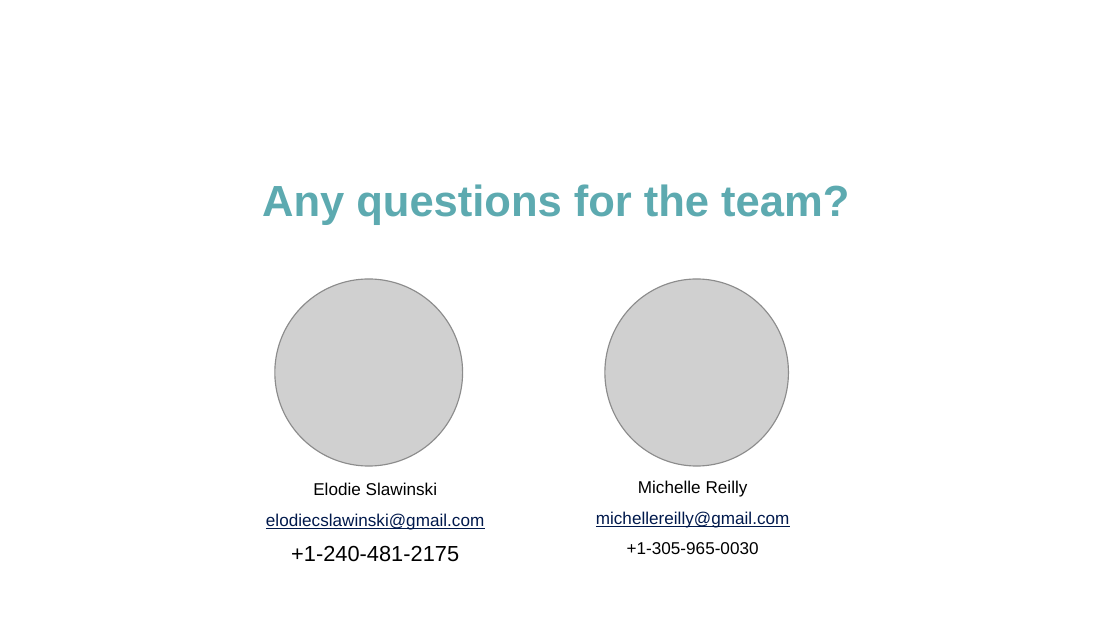
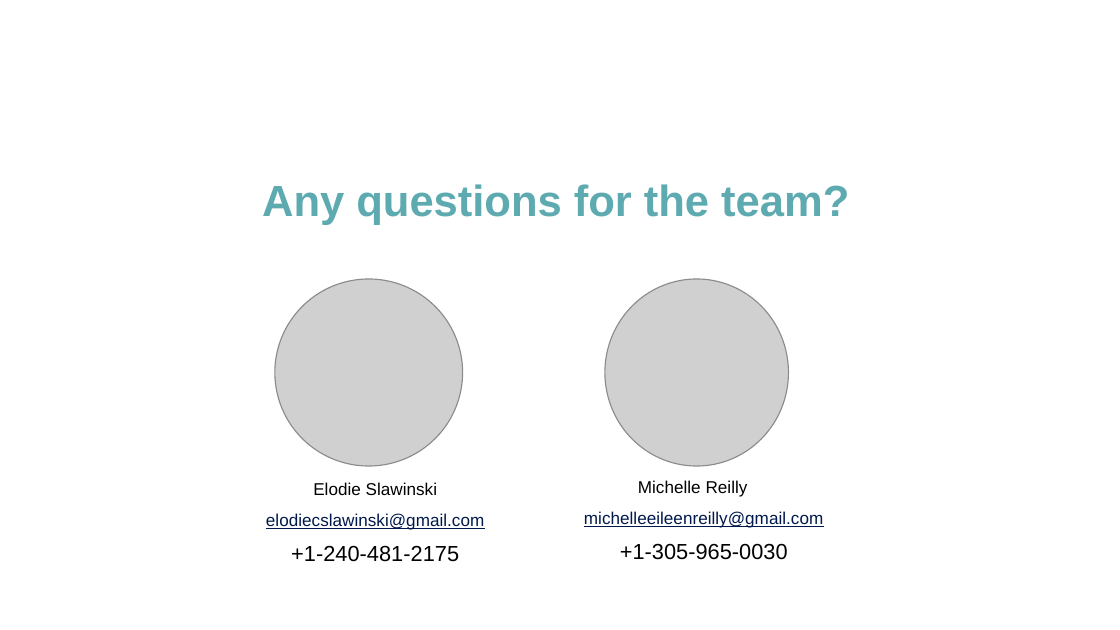
Before and after one commit to mereilly/AQI_Module_20_Final_Project, a slide deck: slide 15 of OpenWeather_AQI_Presentation_Final.pptx. Drawn at 1120x630 pixels with LibreOffice and Linux fonts; fonts in the diff are those of the drawing; grey boxes stand for pictures. Boxes give left, top, right and bottom in pixels: in the first picture for what was removed or moved away, otherwise in the second. Text is boxed around its words. In the diff, an @@ line names an element or a change of style, - is before the commit and + after.

```diff
--- a/OpenWeather_AQI_Presentation_Final.pptx
+++ b/OpenWeather_AQI_Presentation_Final.pptx
@@ text "michelleeileenreilly@gmail.com": place and size @@
-text "michelleeileenreilly@gmail.com" at bbox=[596, 511, 790, 554]
+text "michelleeileenreilly@gmail.com" at bbox=[584, 511, 823, 560]
@@ text at bbox=[584, 511, 823, 528]: text changed @@
-michellereilly@gmail.com
+michelleeileenreilly@gmail.com
@@ text at bbox=[620, 543, 788, 560]: size 11 to 14 pt in "+1-305-965-0030" @@
```
Also in this commit, not shown: 6 other slides changed, 2 other files.
